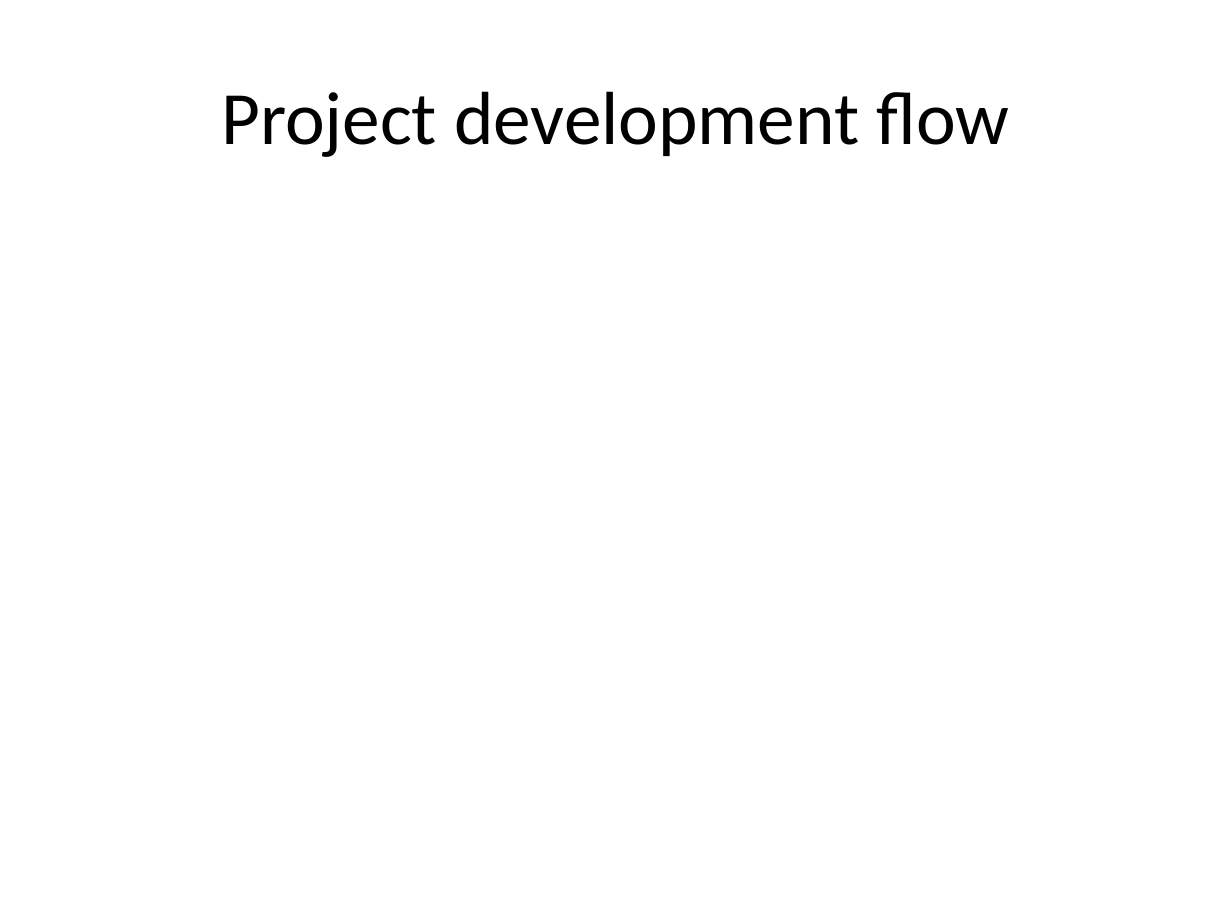
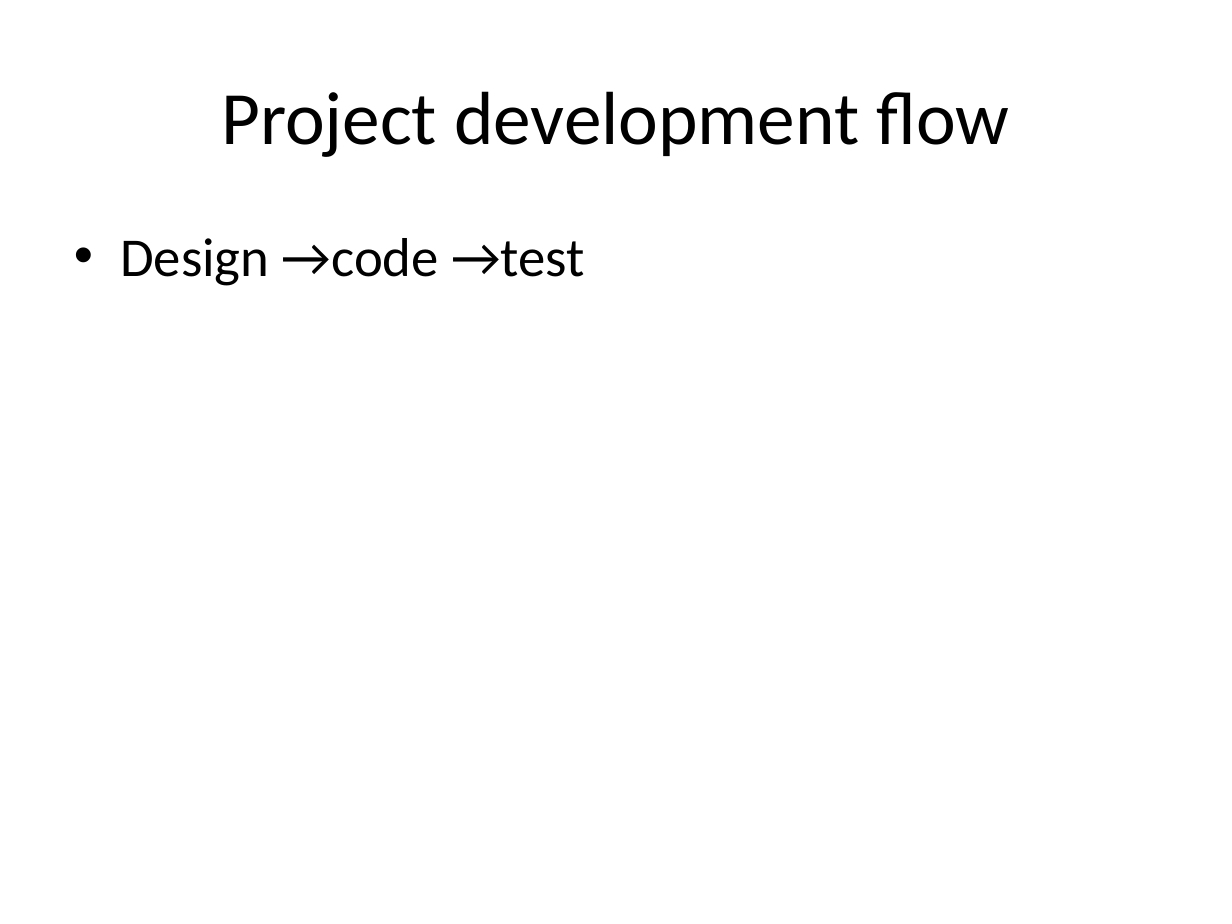
Before and after one commit to runningproject/documents, a slide deck: slide 15 of projectplan.pptx (slide 10 before the commit). Drawn at 1232x924 pixels with LibreOffice and Linux fonts; fonts in the diff are those of the drawing. Boxes give left, top, right and bottom in pixels: in the first picture for what was removed or moved away, otherwise in the second. Text is boxed around its words. In the diff, an @@ line names an element or a change of style, - is before the commit and + after.

```diff
--- a/projectplan.pptx
+++ b/projectplan.pptx
@@ text added at <box>120,238,585,286</box>, 32 pt, text #000000 @@
+• Design →code →test
```
Also in this commit, not shown: 5 other slides changed, 4 slides added, 1 other file.
